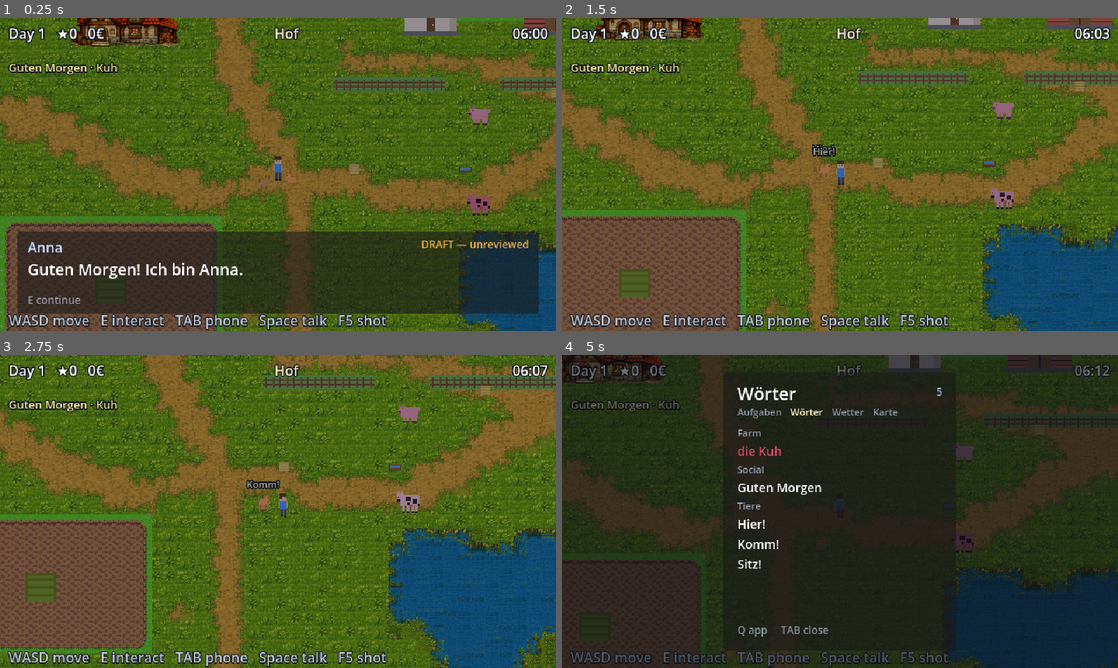
Above: before the commit, frames 1-4 (two rows, left to right).
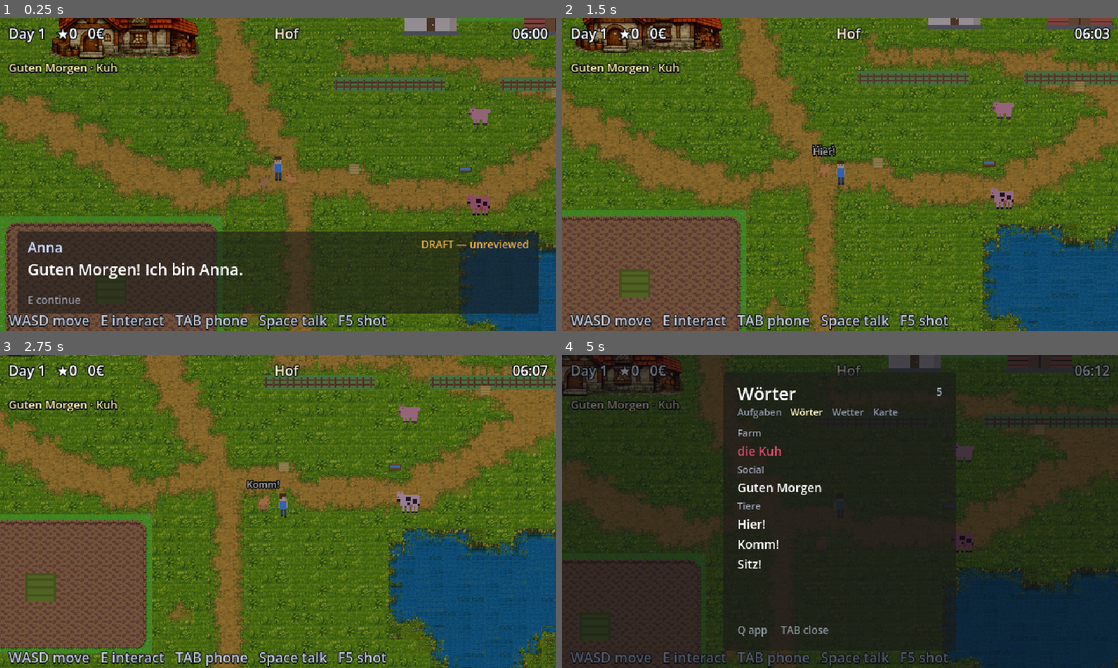
Above: after the commit, the same moments.

Repository: onskim/langame
Game: Godot game, scene res://scenes/world/farm.tscn
Same seed, same stepped clock (60 frames per second), same inputs: the game is played once before the commit and once after it.
Inputs:
- Up to frame 1 (0.25 s): no input
- Up to frame 2 (1.5 s): tap Enter at 0.5 s; hold D (move_right) 0.53-1.28 s; hold E (interact) 0.53-1.28 s; hold S (move_down) from 1.28 s (still down); tap 3 (pet_command_hier) at 1.35 s
- Up to frame 3 (2.75 s): release S (move_down) at 2.03 s; hold D (move_right) from 2.03 s (still down); tap 2 (pet_command_komm) at 2.1 s
- Up to frame 4 (5 s): release D (move_right) at 2.78 s; hold W (move_up) 2.78-3.53 s; tap 1 (pet_command_sitz) at 2.85 s; hold Tab (phone) 3.53-4.28 s; hold A (move_left) from 3.53 s (still down); tap Space (push_to_talk) at 4.25 s; tap Q (phone_next_app) at 4.35 s

The runs differ from the first frame. In frame 1, 2.7% of the frame differs, in the area x 8-37%, y 0-14%; in frame 2, 2.2%; in frame 3, less than 0.1%; in frame 4, 1.2%.

Commit message:
Fix the exit spawn, and double the farmhouse
Every interior exit named an arrival marker that was never
placed - all six. world_map.gd falls back to the map default
silently, so leaving your own front door dropped you in the
middle of the field.

Markers placed, the fallback now push_error()s, and two checks
close the hole: every exit's marker must exist on its
destination, and the farm must actually spawn you at the door.

Farmhouse 128 -> 176 wide; collision covers the whole sprite so
the player cannot be drawn standing on the roof.

Diff:
--- a/game/dev/acceptance_scenes.gd
+++ b/game/dev/acceptance_scenes.gd
@@ -38,6 +38,61 @@
 	for map_id in maps:
 		var path: String = WorldRouter.scene_path(map_id)
 		_check("%s has a scene file" % map_id, ResourceLoader.exists(path), path)
+
+	# ---------- every exit lands where it says it lands ----------
+	# A door names the marker it wants to arrive on. If the destination has no
+	# marker by that name the spawn falls back to the map's DEFAULT — you leave
+	# your own front door and appear in the middle of the field. That is exactly
+	# what every interior exit did, and nothing failed, because the fallback is
+	# silent by design. So assert the link itself, both ends, for every map.
+	var arrivals_by_map: Dictionary = {}
+	var exits: Array[Dictionary] = []
+	for map_id in maps:
+		var scene_path: String = WorldRouter.scene_path(map_id)
+		if not ResourceLoader.exists(scene_path):
+			continue
+		var place: Node2D = (load(scene_path) as PackedScene).instantiate()
+		var marker_names: Array[String] = []
+		var arrivals := place.get_node_or_null("Arrivals")
+		if arrivals != null:
+			for marker in arrivals.get_children():
+				marker_names.append(str(marker.name))
+		arrivals_by_map[map_id] = marker_names
+		for group in ["Doors", "Gates"]:
+			var holder := place.get_node_or_null(group)
+			if holder == null:
+				continue
+			for exit_node in holder.get_children():
+				var target: String = str(exit_node.get("target_map"))
+				if target == "":
+					continue  # a door with nowhere to go is checked separately
+				exits.append({
+					"from": map_id, "name": str(exit_node.name), "to": target,
+					"marker": str(exit_node.get("arrival_marker")),
+				})
+		place.free()
+
+	_check("the world has exits to check", exits.size() >= 8, "%d" % exits.size())
+	for exit_info: Dictionary in exits:
+		var known: Variant = arrivals_by_map.get(exit_info["to"])
+		_check("%s/%s arrives on a real marker" % [exit_info["from"], exit_info["name"]],
+			known is Array and (known as Array).has(exit_info["marker"]),
+			"wants '%s' on %s, which has %s"
+				% [exit_info["marker"], exit_info["to"], known])
+
+	# Naming a real marker is not enough — the spawn code has to USE it. This is
+	# the check that would have caught the bug from the player's side.
+	WorldRouter.pending_arrival = "from_farmhouse"
+	var farm_place: Node2D = (load(WorldRouter.scene_path("farm")) as PackedScene).instantiate()
+	add_child(farm_place)
+	await get_tree().process_frame
+	var front_door: Vector2 = (farm_place.get_node("Doors/FarmhouseDoor") as Node2D).global_position
+	var landed: Vector2 = (farm_place.get_node("Player") as Node2D).global_position
+	_check("leaving the farmhouse puts you at its door, not the map centre",
+		landed.distance_to(front_door) < 32.0,
+		"landed %s, door %s" % [landed, front_door])
+	farm_place.queue_free()
+	await get_tree().process_frame
 
 	# ---------- persistent systems are autoloads, not per-scene copies ----------
 	for name in ["HUD", "Dialogue", "Phone", "Quests", "WorldRouter", "GameState"]:
--- a/game/scenes/world/farm.tscn
+++ b/game/scenes/world/farm.tscn
@@ -21,7 +21,7 @@
 size = Vector2(32, 26)
 
 [sub_resource type="RectangleShape2D" id="RectangleShape2D_farmhouse"]
-size = Vector2(118, 34)
+size = Vector2(172, 98)
 
 [sub_resource type="RectangleShape2D" id="RectangleShape2D_small"]
 size = Vector2(20, 20)
@@ -72,6 +72,12 @@
 
 [node name="Arrivals" type="Node2D" parent="."]
 
+[node name="from_farmhouse" type="Marker2D" parent="Arrivals"]
+position = Vector2(169, 224)
+
+[node name="from_anna_kitchen" type="Marker2D" parent="Arrivals"]
+position = Vector2(560, 194)
+
 [node name="from_village" type="Marker2D" parent="Arrivals"]
 position = Vector2(856, 320)
 
@@ -172,7 +178,7 @@
 texture = ExtResource("16_house")
 
 [node name="Body" type="StaticBody2D" parent="Buildings/Farmhouse"]
-position = Vector2(0, 20)
+position = Vector2(0, 0)
 
 [node name="Shape" type="CollisionShape2D" parent="Buildings/Farmhouse/Body"]
 shape = SubResource("RectangleShape2D_farmhouse")
@@ -200,7 +206,7 @@
 [node name="Doors" type="Node2D" parent="."]
 
 [node name="FarmhouseDoor" type="Area2D" parent="Doors" groups=["door"]]
-position = Vector2(180, 198)
+position = Vector2(169, 214)
 script = ExtResource("15_door")
 target_map = "interior_farmhouse"
 arrival_marker = "from_outside"
--- a/game/scenes/world/village.tscn
+++ b/game/scenes/world/village.tscn
@@ -99,6 +99,15 @@
 [node name="from_farm" type="Marker2D" parent="Arrivals"]
 position = Vector2(48, 264)
 
+[node name="from_bakery" type="Marker2D" parent="Arrivals"]
+position = Vector2(320, 178)
+
+[node name="from_shop" type="Marker2D" parent="Arrivals"]
+position = Vector2(416, 178)
+
+[node name="from_mila" type="Marker2D" parent="Arrivals"]
+position = Vector2(240, 442)
+
 [node name="Gates" type="Node2D" parent="."]
 
 [node name="ToFarm" type="Area2D" parent="Gates"]
--- a/game/scripts/core/world_map.gd
+++ b/game/scripts/core/world_map.gd
@@ -87,8 +87,16 @@
 	var arrival := WorldRouter.consume_arrival()
 	if arrival != "" and has_node("Arrivals/" + arrival):
 		_player.global_position = get_node("Arrivals/" + arrival).global_position
-	else:
-		_player.global_position = GameState.consume_spawn_position(default_spawn)
+		return
+	# A door asking for a marker this map does not have used to fall through here
+	# in silence, dumping the player at the map's default spawn — you walked out
+	# of your own front door and landed in the middle of the field. Every
+	# interior exit had this bug. Falling back is still the right behaviour, but
+	# it must never again be quiet about it.
+	if arrival != "":
+		push_error("[map] %s has no arrival marker '%s' — spawning at default"
+			% [map_id, arrival])
+	_player.global_position = GameState.consume_spawn_position(default_spawn)
 
 
 func _register_world_objects() -> void:
Binary file changed: game/assets/sprites/bld_farmhouse.png
Not shown, changed: DEVLOG.md
Not shown, added: art/reference/farmland_reference.png
